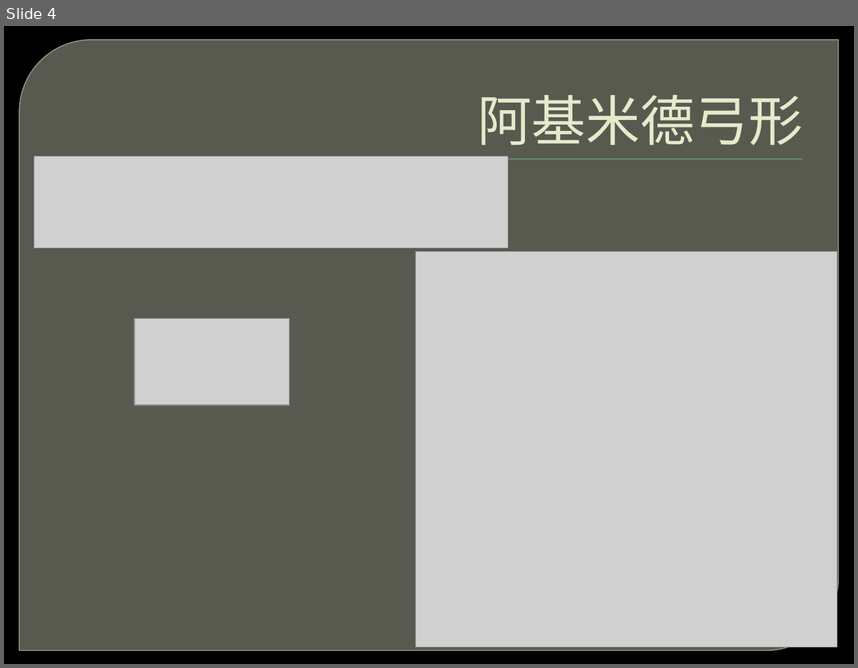
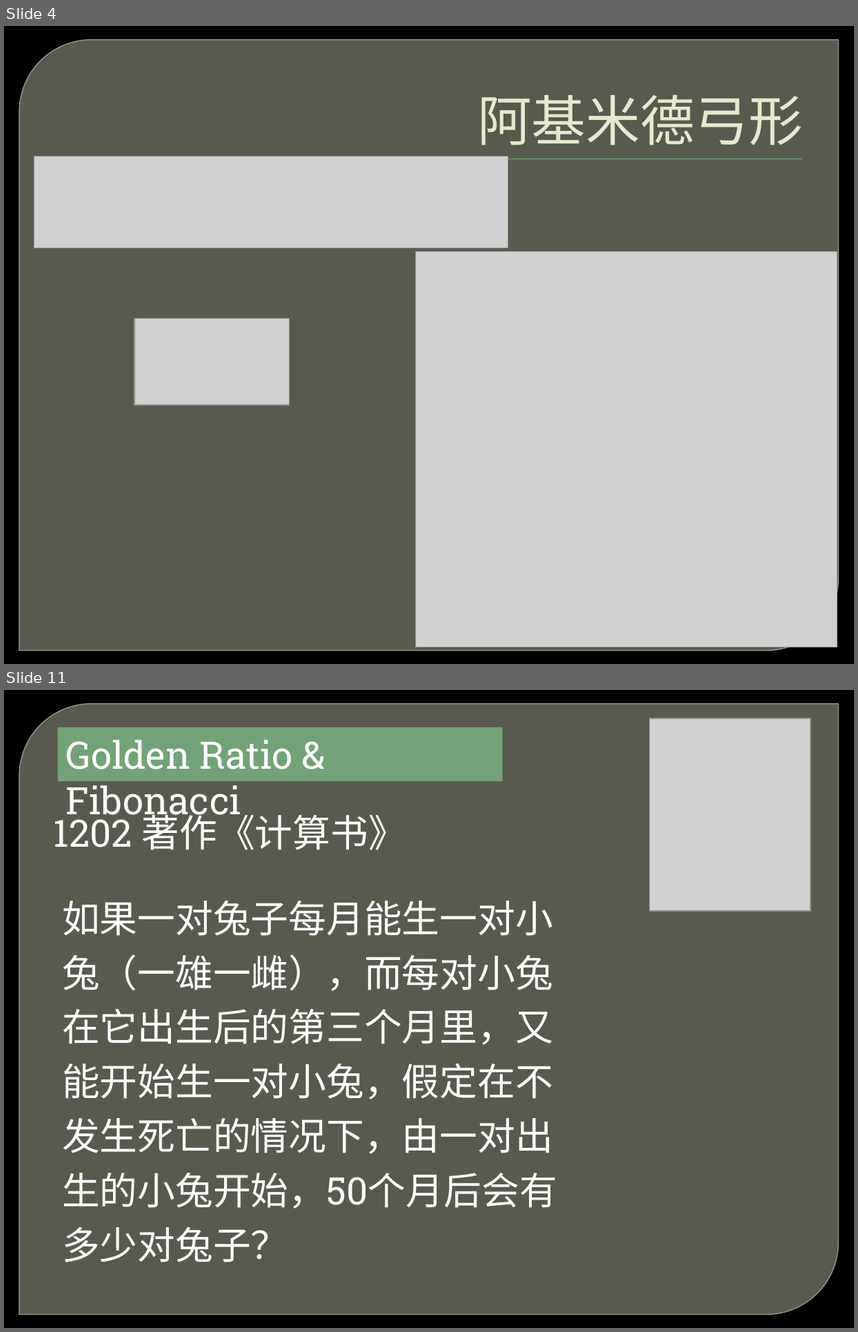
Before and after one commit to liu6tot/Coursera-LNU, a slide deck: 2015-第八讲.pptx. Shown one above the other, each under a label of ours: slide 4 before the commit, slides 4 and 11 after it; the slides between them are not shown. The pictures are 858x668 and 858x1332 pixels, drawn with LibreOffice and Linux fonts; fonts in the diff are those of the drawing; grey boxes stand for pictures; background and template pictures are left out. Boxes give left, top, right and bottom in pixels: in the first picture for what was removed or moved away, otherwise in the second. Text is boxed around its words. In the diff, an @@ line names an element or a change of style, - is before the commit and + after.

```diff
--- a/2015-第八讲.pptx
+++ b/2015-第八讲.pptx
@@ slide 11 added at (4, 690, 854, 1328), background picture (left out); not listed: 1 template element that a slide beside it also shows @@
@@ rectangle added at (58, 727, 502, 781), fill #72A376, 32 pt, text #FFFFFF @@
+Golden Ratio & Fibonacci
@@ picture added at (650, 718, 811, 910) @@
@@ text added at (54, 808, 406, 850), 32 pt, text #FFFFFF @@
+1202 著作《计算书》
@@ text added at (62, 900, 557, 1208), 32 pt, text #FFFFFF @@
+如果一对兔子每月能生一对小兔（一雄一雌），而每对小兔在它出生后的第三个月里，又能开始生一对小兔，假定在不发生死亡的情况下，由一对出生的小兔开始，50个月后会有多少对兔子？
```
Also in this commit, not shown: 1 slide changed, 19 other slides added.
